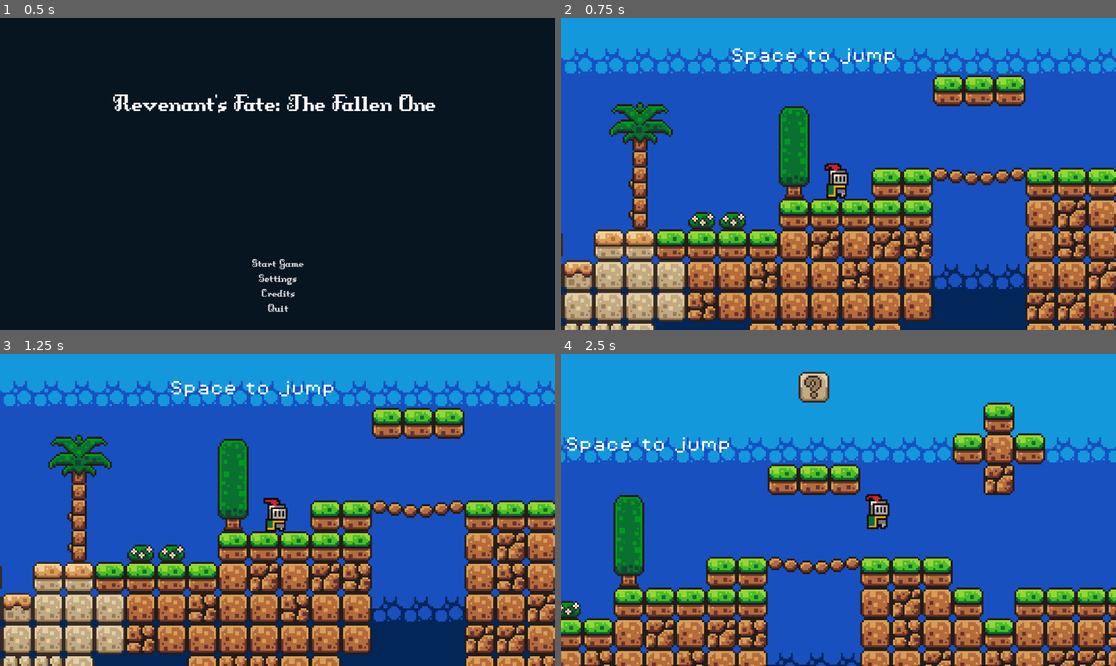
Above: before the commit, frames 1-4 (two rows, left to right).
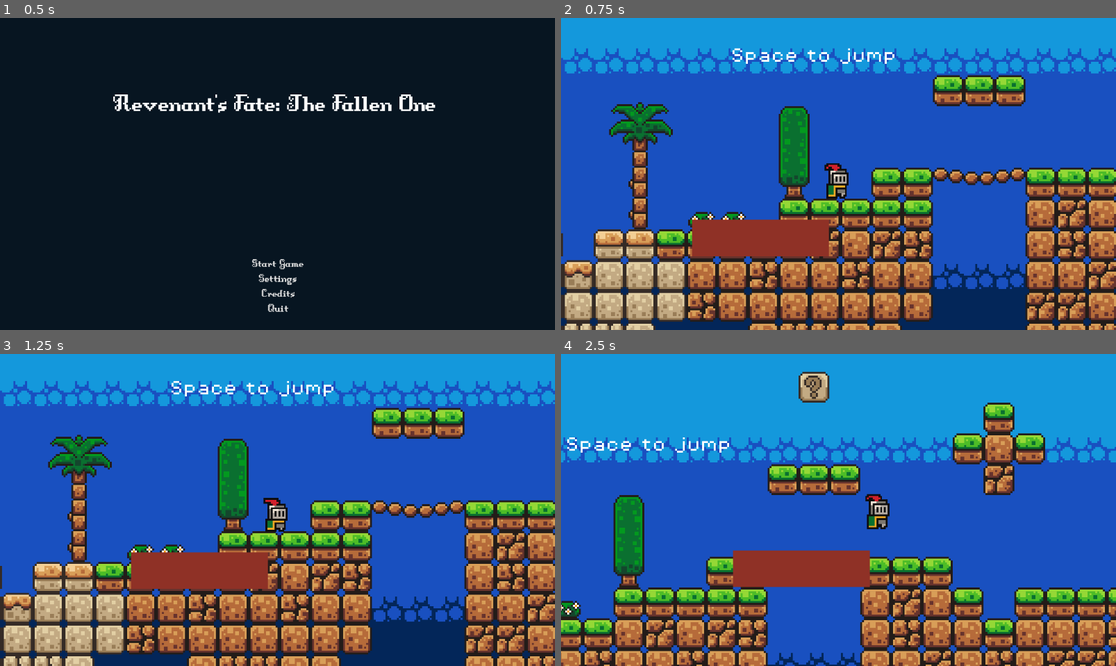
Above: after the commit, the same moments.

Repository: Zawartus/GodotProject
Game: Godot game, scene res://Scenes/Ui/menu/main_menu.tscn
Two runs of this game, one before a commit and one after it. Both use one fixed random seed, a clock stepped at 60 frames per second and the inputs below.
Inputs:
- Up to frame 1 (0.5 s): no input
- Up to frame 2 (0.75 s): click "Start Game" at 0.5 s
- Up to frame 3 (1.25 s): no input
- Up to frame 4 (2.5 s): hold D (move_right) from 1.28 s (still down); tap Space (jump) at 1.52, 2.27 s

Frame 1 is identical in both runs. In frame 2, 2.9% of the frame differs, in the area x 23-49%, y 64-77%; in frame 3, 2.9%; in frame 4, 3.0%, in the area x 30-56%, y 62-75%.

Commit message:
wersje 0.027

Diff:
--- a/Scenes/game.tscn
+++ b/Scenes/Levels/game.tscn
@@ -1,16 +1,16 @@
 [gd_scene load_steps=15 format=3 uid="uid://dw7qodri33owd"]
 
-[ext_resource type="PackedScene" uid="uid://cn2mhirvqfa0m" path="res://Scenes/player.tscn" id="1_fv3i0"]
-[ext_resource type="Script" path="res://scripts/game_manager.gd" id="1_xel54"]
-[ext_resource type="Texture2D" uid="uid://b3mvfdbc7ktmh" path="res://Assets/sprites/world_tileset.png" id="2_h76hp"]
-[ext_resource type="PackedScene" uid="uid://c3p6cx48fmxtf" path="res://Scenes/platform.tscn" id="3_d68tk"]
-[ext_resource type="PackedScene" uid="uid://4mf8sbfqhvwy" path="res://Scenes/coin.tscn" id="4_r3f7v"]
-[ext_resource type="PackedScene" uid="uid://dldy11cv0uk03" path="res://Scenes/kilzone.tscn" id="5_if003"]
-[ext_resource type="PackedScene" uid="uid://dd8ax8yg1frie" path="res://Scenes/slime.tscn" id="6_j5f4n"]
-[ext_resource type="FontFile" uid="uid://cto5fywjvotod" path="res://Assets/fonts/PixelOperator8.ttf" id="8_lcos8"]
-
-[sub_resource type="TileSetAtlasSource" id="TileSetAtlasSource_7prv7"]
-texture = ExtResource("2_h76hp")
+[ext_resource type="Script" uid="uid://ei2p4eo4ljdv" path="res://scripts/game_manager.gd" id="1_ce5c8"]
+[ext_resource type="FontFile" uid="uid://cto5fywjvotod" path="res://Assets/fonts/PixelOperator8.ttf" id="2_c11q5"]
+[ext_resource type="Texture2D" uid="uid://b3mvfdbc7ktmh" path="res://Assets/sprites/world_tileset.png" id="3_q2try"]
+[ext_resource type="PackedScene" uid="uid://cn2mhirvqfa0m" path="res://Scenes/player.tscn" id="4_7l4mf"]
+[ext_resource type="PackedScene" uid="uid://dldy11cv0uk03" path="res://Scenes/kilzone.tscn" id="5_xdwyp"]
+[ext_resource type="PackedScene" uid="uid://4mf8sbfqhvwy" path="res://Scenes/coin.tscn" id="6_ahqd5"]
+[ext_resource type="PackedScene" uid="uid://c3p6cx48fmxtf" path="res://Scenes/platform.tscn" id="7_dw2ve"]
+[ext_resource type="PackedScene" uid="uid://dd8ax8yg1frie" path="res://Scenes/slime.tscn" id="8_8u2a7"]
+
+[sub_resource type="TileSetAtlasSource" id="TileSetAtlasSource_ce5c8"]
+texture = ExtResource("3_q2try")
 0:0/0 = 0
 0:0/0/physics_layer_0/polygon_0/points = PackedVector2Array(-8, -8, 8, -8, 8, 8, -8, 8)
 1:0/0 = 0
@@ -209,22 +209,22 @@
 
 [sub_resource type="AnimationLibrary" id="AnimationLibrary_yufuv"]
 _data = {
-"RESET": SubResource("Animation_7404y"),
-"move": SubResource("Animation_or3im")
-}
-
-[node name="Game" type="Node2D"]
+&"RESET": SubResource("Animation_7404y"),
+&"move": SubResource("Animation_or3im")
+}
+
+[node name="LevelOne" type="Node2D"]
 
 [node name="GameManager" type="Node" parent="."]
 unique_name_in_owner = true
-script = ExtResource("1_xel54")
+script = ExtResource("1_ce5c8")
 
 [node name="ScoreLabel" type="Label" parent="GameManager"]
 offset_left = 12.0
 offset_top = -63.0
 offset_right = 159.0
 offset_bottom = -33.0
-theme_override_fonts/font = ExtResource("8_lcos8")
+theme_override_fonts/font = ExtResource("2_c11q5")
 theme_override_font_sizes/font_size = 8
 text = "
 "
@@ -258,48 +258,48 @@
 
 [node name="Coins" type="Node" parent="."]
 
-[node name="Coin" parent="Coins" instance=ExtResource("4_r3f7v")]
+[node name="Coin" parent="Coins" instance=ExtResource("6_ahqd5")]
 position = Vector2(266, -56)
 
-[node name="Coin2" parent="Coins" instance=ExtResource("4_r3f7v")]
+[node name="Coin2" parent="Coins" instance=ExtResource("6_ahqd5")]
 position = Vector2(280, -56)
 
-[node name="Coin3" parent="Coins" instance=ExtResource("4_r3f7v")]
+[node name="Coin3" parent="Coins" instance=ExtResource("6_ahqd5")]
 position = Vector2(311, -56)
 
-[node name="Coin5" parent="Coins" instance=ExtResource("4_r3f7v")]
+[node name="Coin5" parent="Coins" instance=ExtResource("6_ahqd5")]
 position = Vector2(-231, 10)
 
-[node name="Coin6" parent="Coins" instance=ExtResource("4_r3f7v")]
+[node name="Coin6" parent="Coins" instance=ExtResource("6_ahqd5")]
 position = Vector2(-231, -1)
 
-[node name="Coin7" parent="Coins" instance=ExtResource("4_r3f7v")]
+[node name="Coin7" parent="Coins" instance=ExtResource("6_ahqd5")]
 position = Vector2(-231, -12)
 
-[node name="Coin4" parent="Coins" instance=ExtResource("4_r3f7v")]
+[node name="Coin4" parent="Coins" instance=ExtResource("6_ahqd5")]
 position = Vector2(328, -56)
 
 [node name="Platforms" type="Node" parent="."]
 
-[node name="Platform" parent="Platforms" instance=ExtResource("3_d68tk")]
+[node name="Platform" parent="Platforms" instance=ExtResource("7_dw2ve")]
 position = Vector2(658, -10)
 
 [node name="AnimationPlayer" type="AnimationPlayer" parent="Platforms/Platform"]
 libraries = {
-"": SubResource("AnimationLibrary_yufuv")
+&"": SubResource("AnimationLibrary_yufuv")
 }
 autoplay = "move"
 
-[node name="Platform2" parent="Platforms" instance=ExtResource("3_d68tk")]
+[node name="Platform2" parent="Platforms" instance=ExtResource("7_dw2ve")]
 position = Vector2(658, -10)
 
 [node name="AnimationPlayer" type="AnimationPlayer" parent="Platforms/Platform2"]
 libraries = {
-"": SubResource("AnimationLibrary_yufuv")
+&"": SubResource("AnimationLibrary_yufuv")
 }
 autoplay = "RESET"
 
-[node name="Node2D" parent="." instance=ExtResource("6_j5f4n")]
+[node name="Node2D" parent="." instance=ExtResource("8_8u2a7")]
 position = Vector2(231, 32)
 
 [node name="Texts" type="Node" parent="."]
--- /dev/null
+++ b/Scenes/Levels/level_two.tscn
@@ -0,0 +1,6 @@
+[gd_scene format=3 uid="uid://ck1a66cpquh6x"]
+
+[node name="LevelTwo" type="Node2D"]
+
+[node name="TileMap" type="TileMap" parent="."]
+format = 2
--- a/Scenes/Ui/death/death_screen.gd
+++ b/Scenes/Ui/death/death_screen.gd
@@ -12,7 +12,7 @@
 
 
 func _on_continue_button_pressed() -> void:
-	get_tree().change_scene_to_file("res://Scenes/game.tscn")
+	get_tree().change_scene_to_file("res://Scenes/Levels/game.tscn")
 
 
 func _on_quit_button_pressed() -> void:
--- a/Scenes/Ui/menu/main_menu.gd
+++ b/Scenes/Ui/menu/main_menu.gd
@@ -10,7 +10,7 @@
 
 
 func _on_start_game_button_pressed() -> void:
-	get_tree().change_scene_to_file("res://Scenes/game.tscn")
+	get_tree().change_scene_to_file("res://Scenes/Levels/game.tscn")
 
 func _on_settings_button_pressed() -> void:
 	get_tree().change_scene_to_file("res://Scenes/Ui/menu/settings.tscn")
--- a/Scenes/coin.tscn
+++ b/Scenes/coin.tscn
@@ -194,8 +194,8 @@
 
 [sub_resource type="AnimationLibrary" id="AnimationLibrary_s4e4v"]
 _data = {
-"RESET": SubResource("Animation_1u360"),
-"coin": SubResource("Animation_ad0uu")
+&"RESET": SubResource("Animation_1u360"),
+&"coin": SubResource("Animation_ad0uu")
 }
 
 [node name="Coin" type="Area2D"]
--- a/Scenes/player.tscn
+++ b/Scenes/player.tscn
@@ -212,6 +212,12 @@
 
 [sub_resource type="CircleShape2D" id="CircleShape2D_j6dha"]
 radius = 5.0
+
+[sub_resource type="StyleBoxFlat" id="StyleBoxFlat_cvnsp"]
+bg_color = Color(0.195039, 0.180844, 0.169875, 1)
+
+[sub_resource type="StyleBoxFlat" id="StyleBoxFlat_6t5aa"]
+bg_color = Color(0.561448, 0.191414, 0.150724, 1)
 
 [node name="Player" type="CharacterBody2D"]
 z_index = 5
@@ -228,3 +234,14 @@
 [node name="CollisionShape2D" type="CollisionShape2D" parent="."]
 position = Vector2(0, 6)
 shape = SubResource("CircleShape2D_j6dha")
+
+[node name="HealthBar" type="ProgressBar" parent="."]
+offset_left = -76.0
+offset_top = 22.0
+offset_right = -5.0
+offset_bottom = 41.0
+theme_override_styles/background = SubResource("StyleBoxFlat_cvnsp")
+theme_override_styles/fill = SubResource("StyleBoxFlat_6t5aa")
+max_value = 10.0
+value = 5.0
+show_percentage = false
--- a/project.godot
+++ b/project.godot
@@ -12,7 +12,7 @@
 
 config/name="Project"
 run/main_scene="res://Scenes/Ui/menu/main_menu.tscn"
-config/features=PackedStringArray("4.3", "Mobile")
+config/features=PackedStringArray("4.4", "Mobile")
 config/icon="res://icon.svg"
 
 [autoload]
--- a/scripts/player.gd
+++ b/scripts/player.gd
@@ -1,10 +1,19 @@
 extends CharacterBody2D
 
 @onready var animated_sprite_2d: AnimatedSprite2D = $AnimatedSprite2D
+@onready var health_bar: ProgressBar = $HealthBar
 
 const SPEED = 120.0
 const JUMP_VELOCITY = -300.0
 @onready var scene_a = $"../kilzone"  # Odwołanie do ScenaA
+
+var health = 10
+
+func _ready() -> void:
+	health_bar.value = health
+
+
+
 
 func _physics_process(delta: float) -> void:
 	# Add the gravity.
Not shown, changed: Assets/fonts/DungeonFont.ttf.import
Not shown, changed: Assets/fonts/PixelOperator8-Bold.ttf.import
Not shown, changed: Assets/fonts/PixelOperator8.ttf.import
Binary file added: Assets/sprites/Tile.png
Not shown, added: Assets/sprites/Tile.png.import
Not shown, added: Assets/sprites/coin.gd.uid
Not shown: 4 places in Scenes/Levels/game.tscn that only renumber resources
Not shown, added: Scenes/Ui/death/death_screen.gd.uid
Not shown: 1 places in Scenes/Ui/death/death_screen.tscn that only renumber resources
Not shown, added: Scenes/Ui/menu/main_menu.gd.uid
Not shown: 1 places in Scenes/Ui/menu/main_menu.tscn that only renumber resources
Not shown: 1 places in Scenes/coin.tscn that only renumber resources
(and 7 more such lines)
